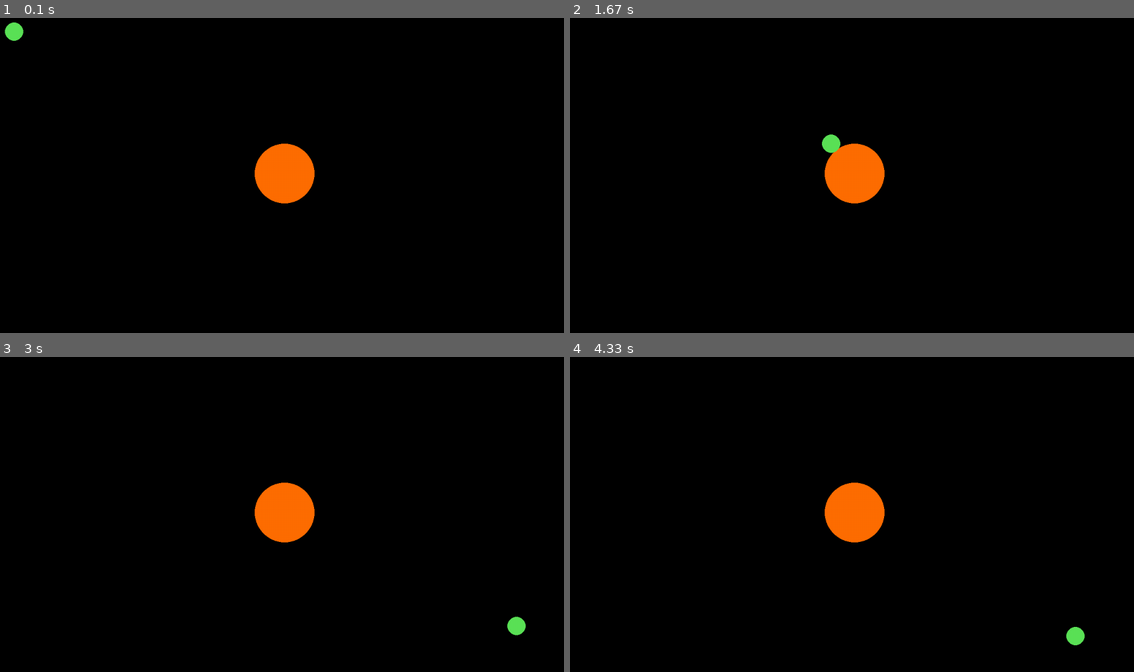
Above: before the commit, frames 1-4 (two rows, left to right).
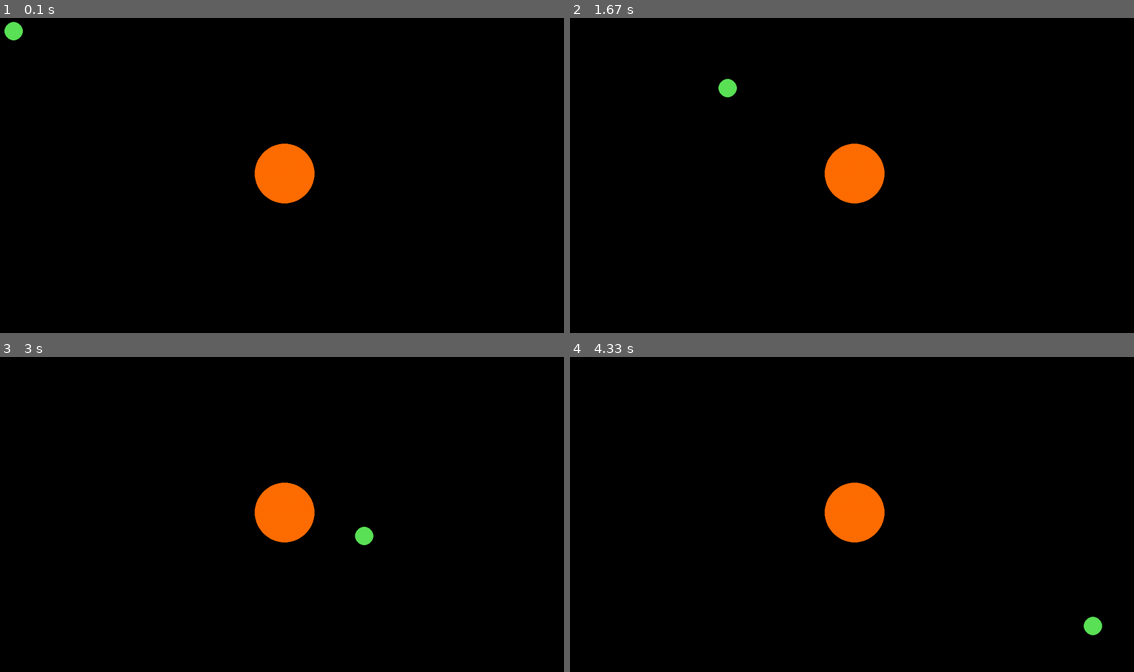
Above: after the commit, the same moments.

Repository: JoelWester/pygames
Game: pygame game, started from SpaceGame.py
The game is run twice, just before and just after one commit, with the same random seed, the same clock (stepped at 60 frames per second) and the same inputs.
Inputs:
- Up to frame 1 (0.1 s): no input
- Up to frame 2 (1.67 s): hold D 0.33-0.8 s; hold W 0.83-1.13 s; hold D 1.17-1.63 s
- Up to frame 3 (3 s): hold A 1.67-2.2 s; hold S 2.23-2.53 s; hold A 2.57-2.97 s
- Up to frame 4 (4.33 s): hold W 3-3.37 s; hold D 3.4-4.03 s; hold S from 4.07 s (still down)

The runs differ from the first frame. In frame 1, less than 0.1% of the frame differs, in the area x 0-5%, y 1-8%; in frame 2, 0.3%; in frame 3, 0.3%, in the area x 62-94%, y 53-89%; in frame 4, 0.3%.

Commit message:
Add files via upload
SpaceGame ship Class changed to Body Class of which ship is an object

Diff:
--- a/SpaceGame.py
+++ b/SpaceGame.py
@@ -15,18 +15,22 @@
 show_axes = False
 
 #Gravitational constant
-g = 0.0002
-#Ship object
+g = 0.0001
+#Body object
 
-class Ship:
+class Body:
     position =(50.0, 50.0)
     mass = 0.5
     velocity = (0.0, 0.0)
+    def __init__(self, type):
+        self.type = type
 
-print('Ship details:')
-print('pos: ', Ship.position)
-print('mass: ', Ship.mass)
-print('velocity: ', Ship.velocity)
+ship = Body("Ship")
+
+print('Body details:')
+print('pos: ', ship.position)
+print('mass: ', ship.mass)
+print('velocity: ', ship.velocity)
 
 def from_centre(x,y):
     return (centre[0]-x,centre[1]-y)
@@ -35,7 +39,7 @@
     screen.fill((0, 0, 0))
 
     pygame.draw.circle(screen, (255, 110, 0), centre, 65)
-    pygame.draw.circle(screen, (91, 226, 87), Ship.position, 20)
+    pygame.draw.circle(screen, (91, 226, 87), ship.position, 20)
 
 
 while True:
@@ -45,20 +49,20 @@
         if event.type == pygame.QUIT or pygame.key.get_pressed()[pygame.K_q]:
             pygame.quit()
         if pygame.key.get_pressed()[pygame.K_a]:
-            Ship.velocity = (Ship.velocity[0]-0.2, Ship.velocity[1])
+            ship.velocity = (ship.velocity[0]-0.2, ship.velocity[1])
         if pygame.key.get_pressed()[pygame.K_w]:
-            Ship.velocity = (Ship.velocity[0], Ship.velocity[1]-0.2)
+            ship.velocity = (ship.velocity[0], ship.velocity[1]-0.2)
         if pygame.key.get_pressed()[pygame.K_d]:
-            Ship.velocity = (Ship.velocity[0]+0.2, Ship.velocity[1])
+            ship.velocity = (ship.velocity[0]+0.2, ship.velocity[1])
         if pygame.key.get_pressed()[pygame.K_s]:
-            Ship.velocity = (Ship.velocity[0], Ship.velocity[1]+0.2)
-    #Ship updates
-    distance = from_centre(Ship.position[0], Ship.position[1])
+            ship.velocity = (ship.velocity[0], ship.velocity[1]+0.2)
+    #Body updates
+    distance = from_centre(ship.position[0], ship.position[1])
     print('distance: ', distance)
     gravity = (g*distance[0], g*distance[1])
     print('gravity: ', gravity)
-    Ship.velocity = (Ship.velocity[0] + gravity[0], Ship.velocity[1] + gravity[1])
-    Ship.position = (Ship.position[0] + Ship.velocity[0], Ship.position[1] + Ship.velocity[1])
+    ship.velocity = (ship.velocity[0] + gravity[0], ship.velocity[1] + gravity[1])
+    ship.position = (ship.position[0] + ship.velocity[0], ship.position[1] + ship.velocity[1])
     render()
     pygame.display.update()
     fps.tick(60)
